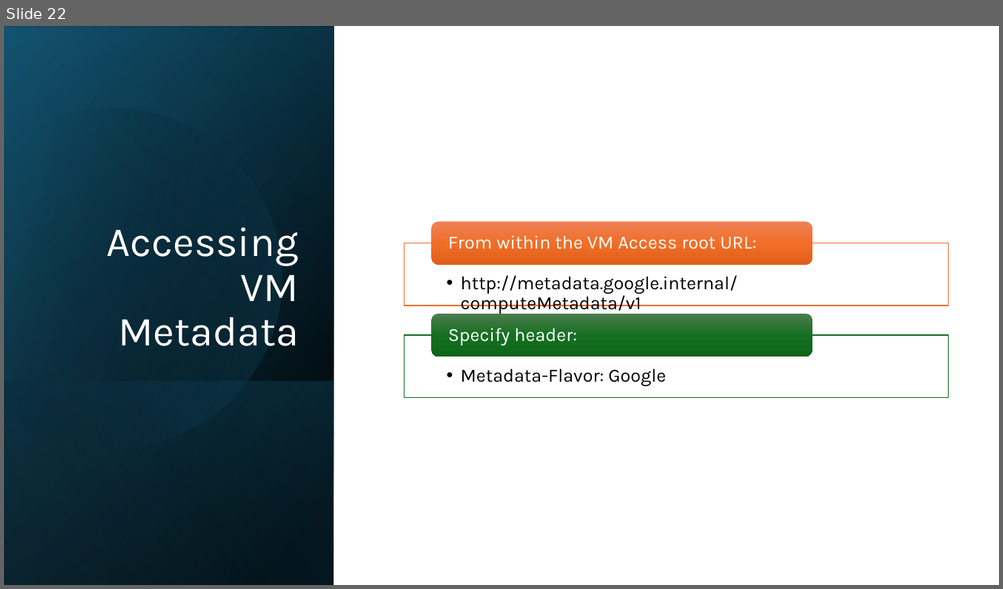
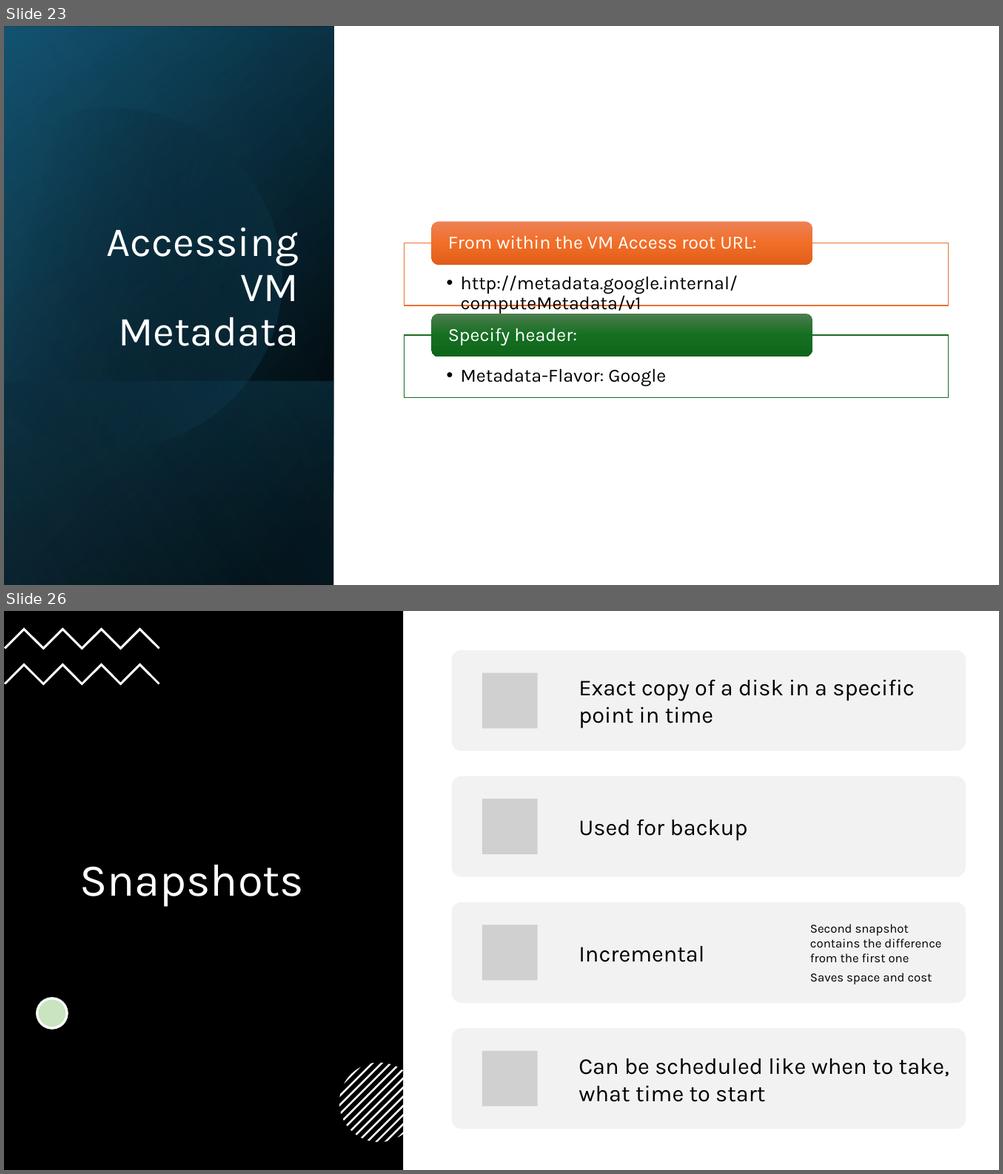
Before and after one commit to lkdrall/GCP-Professional, a slide deck: Module-2 Project, Compute.pptx. Shown one above the other, each under a label of ours: slide 22 before the commit, slides 23 and 26 after it; the slides between them are not shown. The pictures are 1003x589 and 1003x1174 pixels, drawn with LibreOffice and Linux fonts; fonts in the diff are those of the drawing; grey boxes stand for pictures. Boxes give left, top, right and bottom in pixels: in the first picture for what was removed or moved away, otherwise in the second. Text is boxed around its words. In the diff, an @@ line names an element or a change of style, - is before the commit and + after.

```diff
--- a/Module-2 Project, Compute.pptx
+++ b/Module-2 Project, Compute.pptx
@@ slide 26 added at [4,611,999,1170], background #FFFFFF @@
@@ rectangle added at [4,611,403,1170], fill #000000 @@
@@ freeform shape added at [4,627,160,649], fill #FFFFFF @@
@@ freeform shape added at [4,664,160,686], fill #FFFFFF @@
@@ title added at [79,865,304,907], 44 pt, text #FFFFFF @@
+Snapshots
@@ ellipse added at [37,999,67,1029], fill #FFFFFF, outline #FFFFFF 2.25 pt @@
@@ ellipse added at [37,999,67,1029], fill #4EA72E at 30% opacity, outline #FFFFFF 2.25 pt @@
@@ group added at [452,649,966,1130]: 5 texts, 4 rounded rectangles, 4 pictures @@
+Exact copy of a disk in a specific point in time
+Used for backup
+Incremental
+Second snapshot contains the difference from the first one
+Saves space and cost
+Can be scheduled like when to take, what time to start
@@ group added at [339,1063,419,1143]: 13 freeform shapes @@
@@ what was slide 22 is now slide 23 @@
```
Also in this commit, not shown: 4 other slides added, 1 other file.
